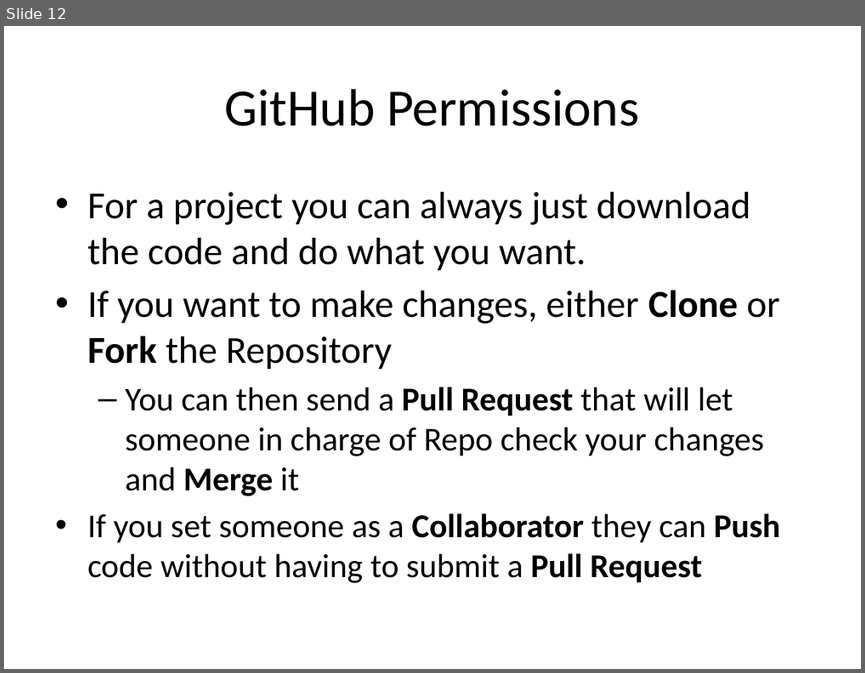
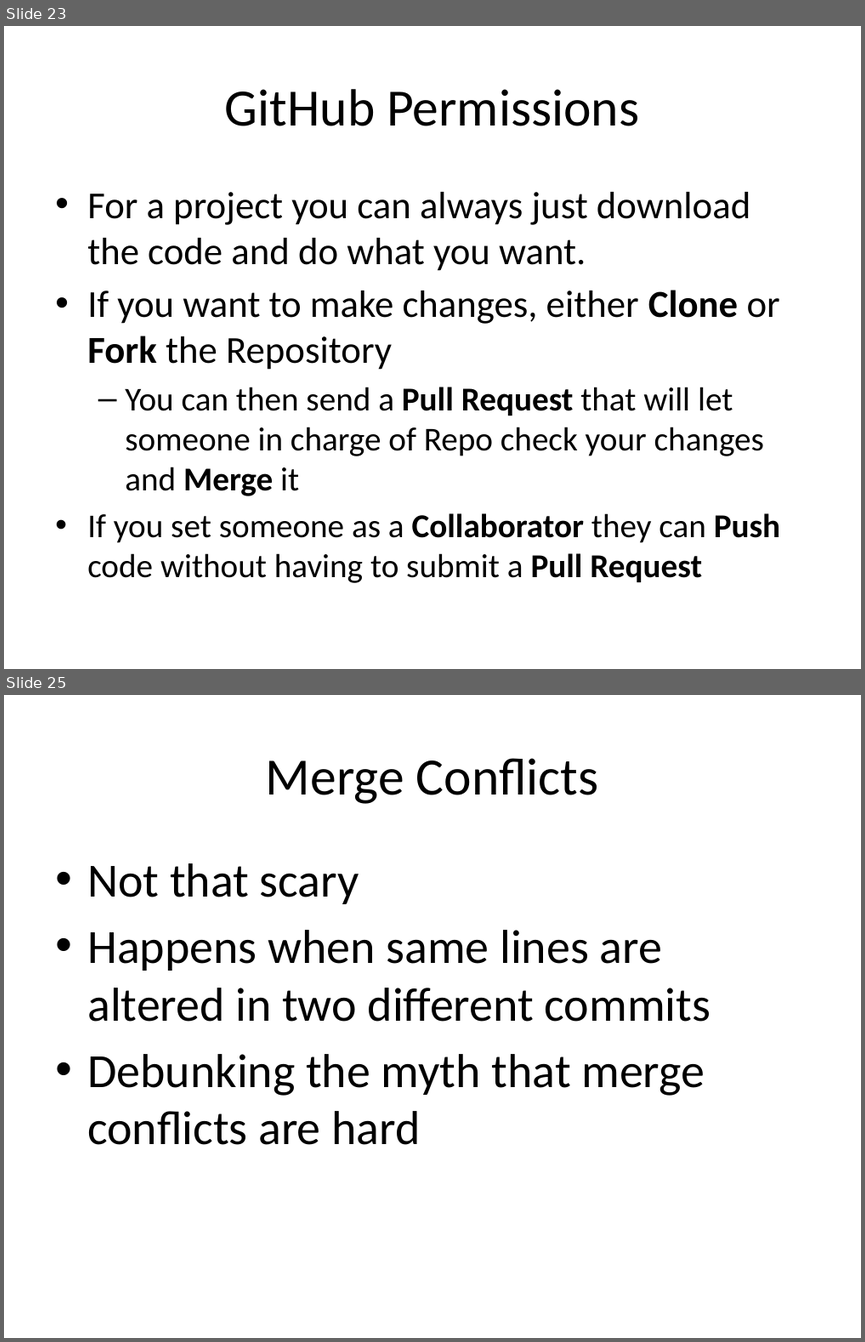
Before and after one commit to sjfricke/IEEE-Mini-Projects-UW-Madison, a slide deck: Tutorial/PowerPoint Versions/Git and using GitHub.pptx. Shown one above the other, each under a label of ours: slide 12 before the commit, slides 23 and 25 after it; the slides between them are not shown. The pictures are 865x673 and 865x1342 pixels, drawn with LibreOffice and Linux fonts; fonts in the diff are those of the drawing. Boxes give left, top, right and bottom in pixels: in the first picture for what was removed or moved away, otherwise in the second. Text is boxed around its words. In the diff, an @@ line names an element or a change of style, - is before the commit and + after.

```diff
--- a/Tutorial/PowerPoint Versions/Git and using GitHub.pptx
+++ b/Tutorial/PowerPoint Versions/Git and using GitHub.pptx
@@ slide 25 added at (4, 695, 861, 1338), background #FFFFFF @@
@@ title added at (266, 758, 599, 804), 44 pt, text #000000 @@
+Merge Conflicts
@@ text added at (87, 863, 710, 1145), 40 pt, text #000000 @@
+• Not that scary
+• Happens when same lines are altered in two different commits
+• Debunking the myth that merge conflicts are hard
@@ what was slide 12 is now slide 23 @@
```
Also in this commit, not shown: 6 slides changed, 15 other slides added, 2 other files.
